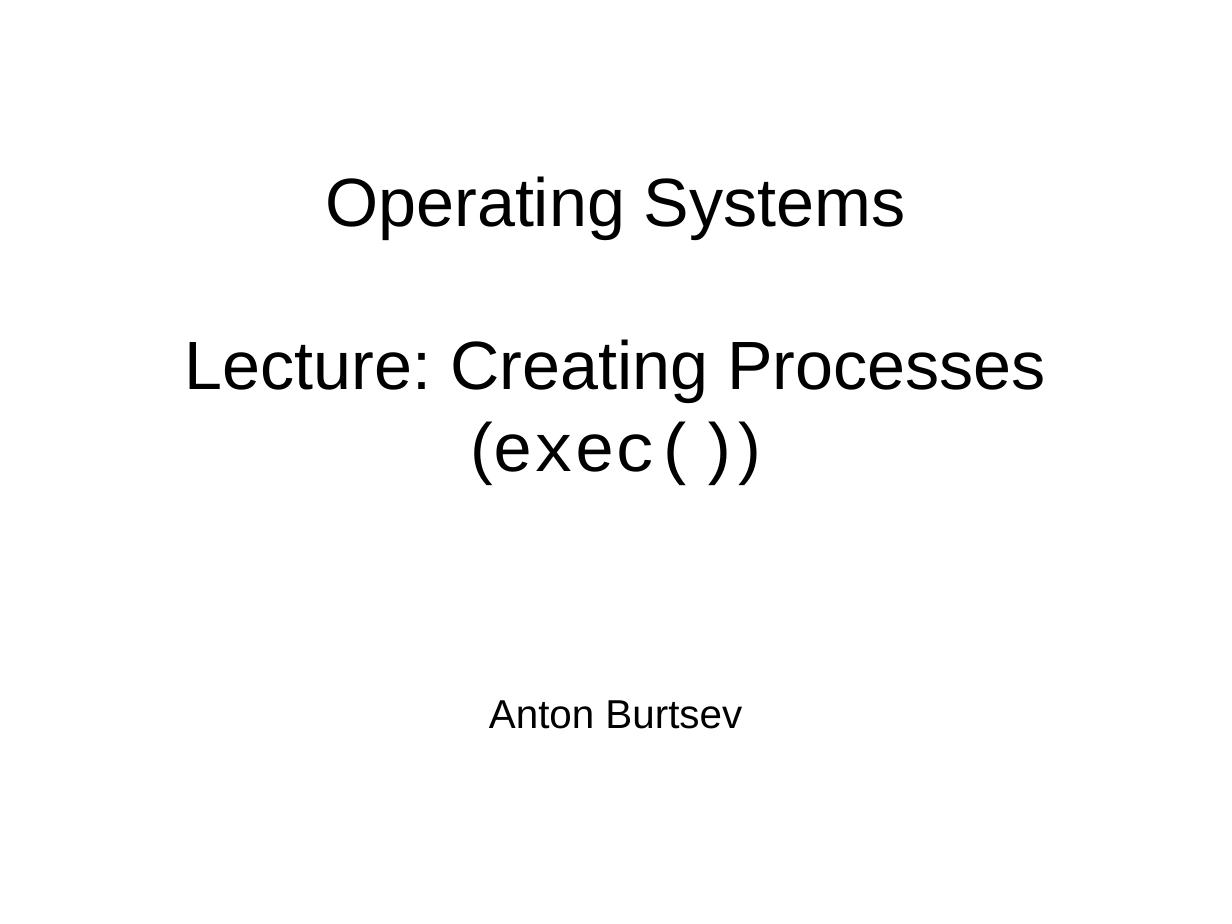
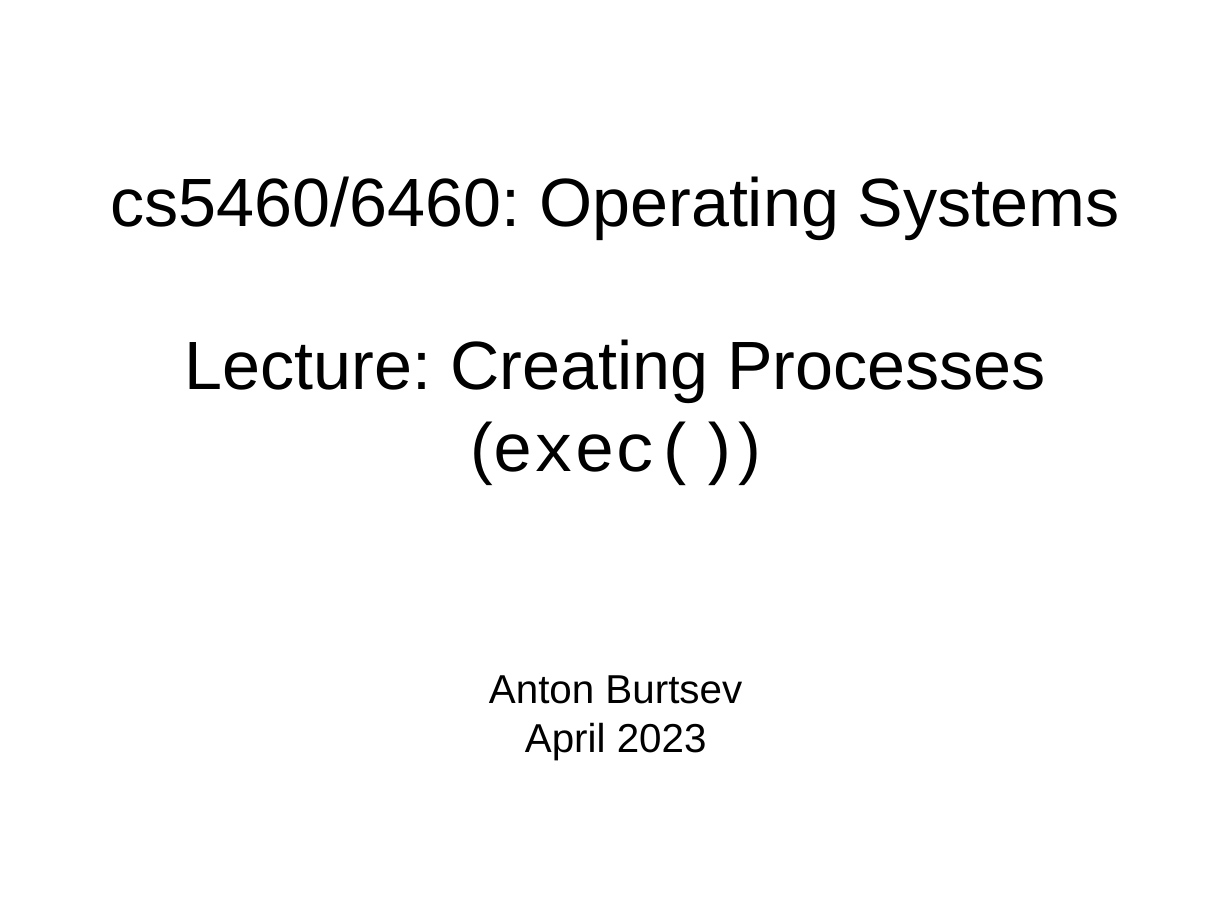
Before and after one commit to antonburtsev/cs5460, a slide deck: slide 1 of lectures/lecture10-creating-processes/lecture10-creating-processes.odp. Drawn at 1232x924 pixels with LibreOffice and Linux fonts; fonts in the diff are those of the drawing. Boxes give left, top, right and bottom in pixels: in the first picture for what was removed or moved away, otherwise in the second. Text is boxed around its words. In the diff, an @@ line names an element or a change of style, - is before the commit and + after.

Commit message:
Adding last lectures

```diff
--- a/lectures/lecture10-creating-processes/lecture10-creating-processes.odp
+++ b/lectures/lecture10-creating-processes/lecture10-creating-processes.odp
@@ title at (111,176,1120,484): text changed @@
-Operating Systems
-Lecture: Creating Processes
-(exec())
+cs5460/6460: Operating Systems
+Lecture: Creating Processes
+(exec())
@@ subtitle at (525,722,707,760): paragraph added @@
+April 2023
```
Also in this commit, not shown: 7 other files.
